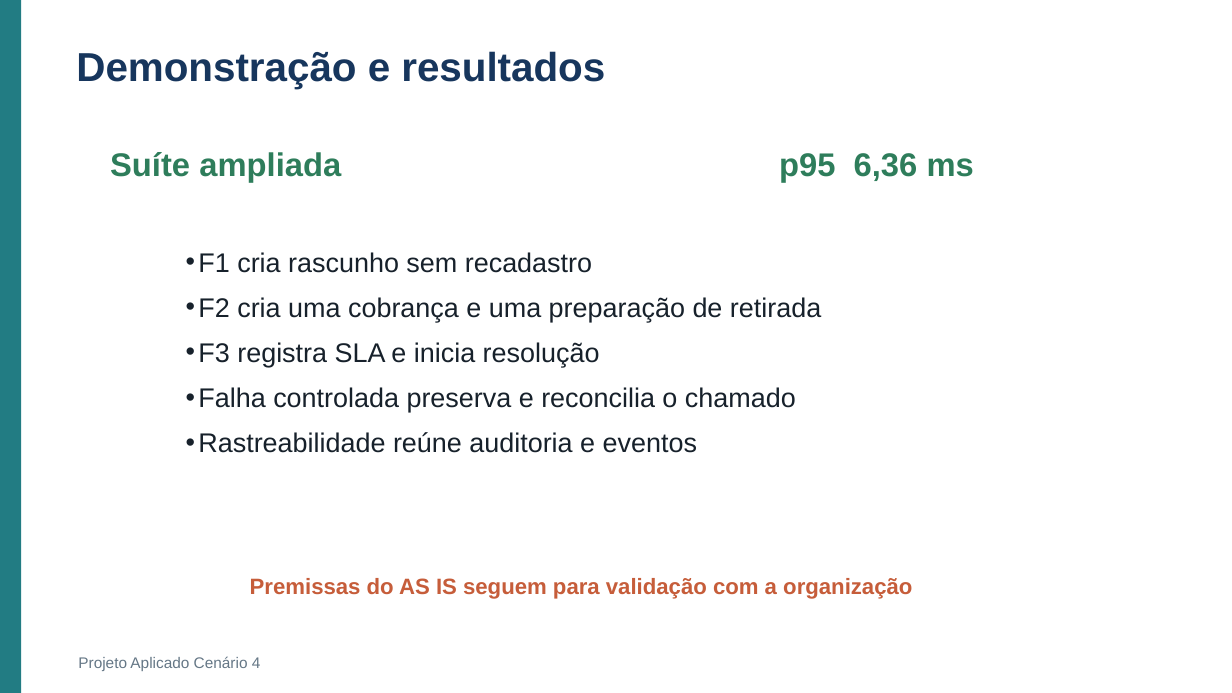
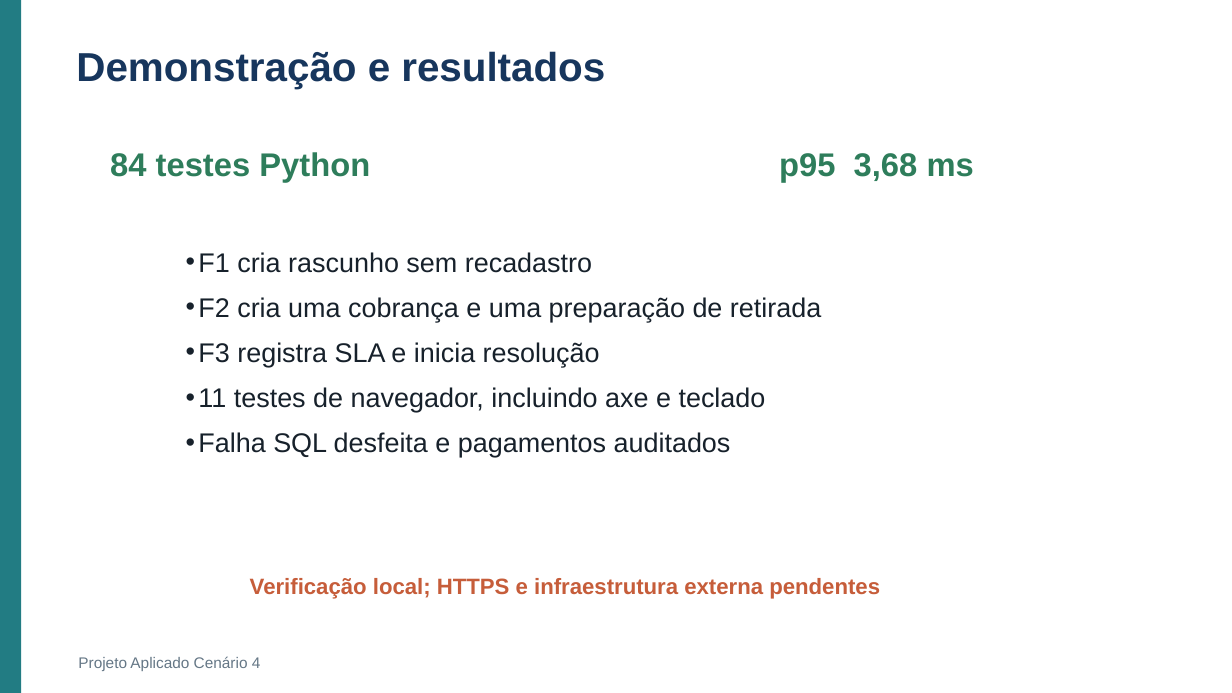
Before and after one commit to Roger-Quinelato/projetoAplicado7, a slide deck: slide 14 of output/Apresentacao_Cenario_4.pptx. Drawn at 1232x693 pixels with LibreOffice and Linux fonts; fonts in the diff are those of the drawing. Boxes give left, top, right and bottom in pixels: in the first picture for what was removed or moved away, otherwise in the second. Text is boxed around its words. In the diff, an @@ line names an element or a change of style, - is before the commit and + after.

```diff
--- a/output/Apresentacao_Cenario_4.pptx
+++ b/output/Apresentacao_Cenario_4.pptx
@@ text at (110,152,370,183): text changed @@
-Suíte ampliada
+84 testes Python
@@ text at (779,153,974,183): text changed @@
-p95 6,36 ms
+p95 3,68 ms
@@ text at (198,387,766,457): text changed @@
-• Falha controlada preserva e reconcilia o chamado
-• Rastreabilidade reúne auditoria e eventos
+• 11 testes de navegador, incluindo axe e teclado
+• Falha SQL desfeita e pagamentos auditados
@@ text at (250,578,880,599): text changed @@
-Premissas do AS IS seguem para validação com a organização
+Verificação local; HTTPS e infraestrutura externa pendentes
```
Also in this commit, not shown: 8 other slides changed, 11 other files.
